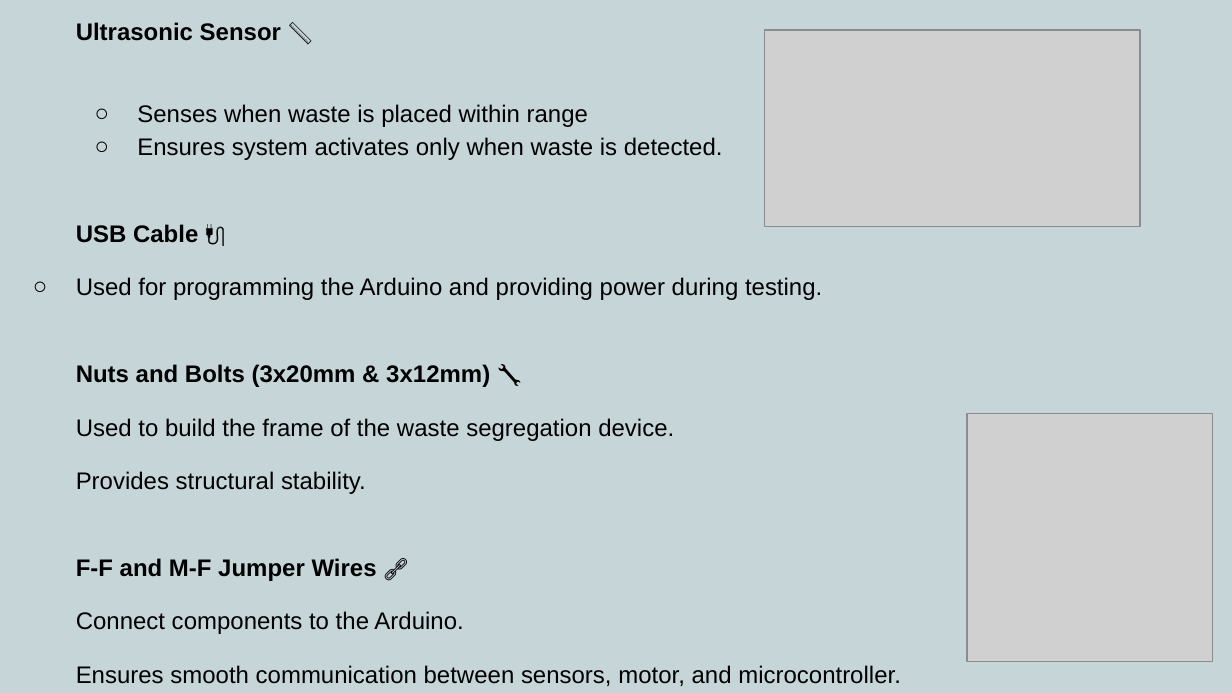
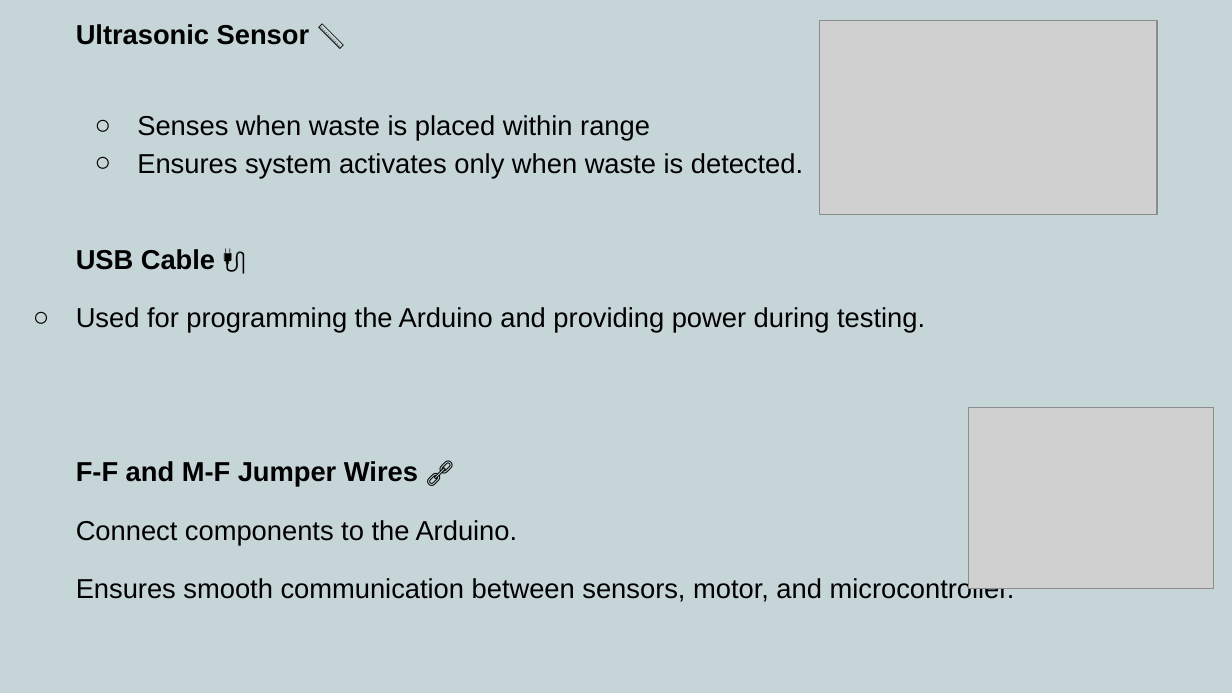
Before and after one commit to hemanthkumar29/design-think-website, a slide deck: slide 16 of public/team_presentations/team_13_presentation.pptx (slide 11 before the commit). Drawn at 1232x693 pixels with LibreOffice and Linux fonts; fonts in the diff are those of the drawing; grey boxes stand for pictures. Boxes give left, top, right and bottom in pixels: in the first picture for what was removed or moved away, otherwise in the second. Text is boxed around its words. In the diff, an @@ line names an element or a change of style, - is before the commit and + after.

```diff
--- a/public/team_presentations/team_13_presentation.pptx
+++ b/public/team_presentations/team_13_presentation.pptx
@@ text "Ultrasonic Sensor 📏" at <box>76,24,1015,602</box>: size 14 to 16 pt @@
@@ picture: place and size @@
-picture at <box>765,30,1141,227</box>
+picture at <box>819,21,1157,214</box>
@@ text at <box>76,364,674,494</box>: paragraphs removed @@
-Nuts and Bolts (3x20mm & 3x12mm) 🔧
-Used to build the frame of the waste segregation device.
-Provides structural stability.
@@ picture: place and size @@
-picture at <box>967,414,1212,662</box>
+picture at <box>968,408,1214,589</box>
```
Also in this commit, not shown: 9 other slides changed, 6 slides added, 1 slide removed.
